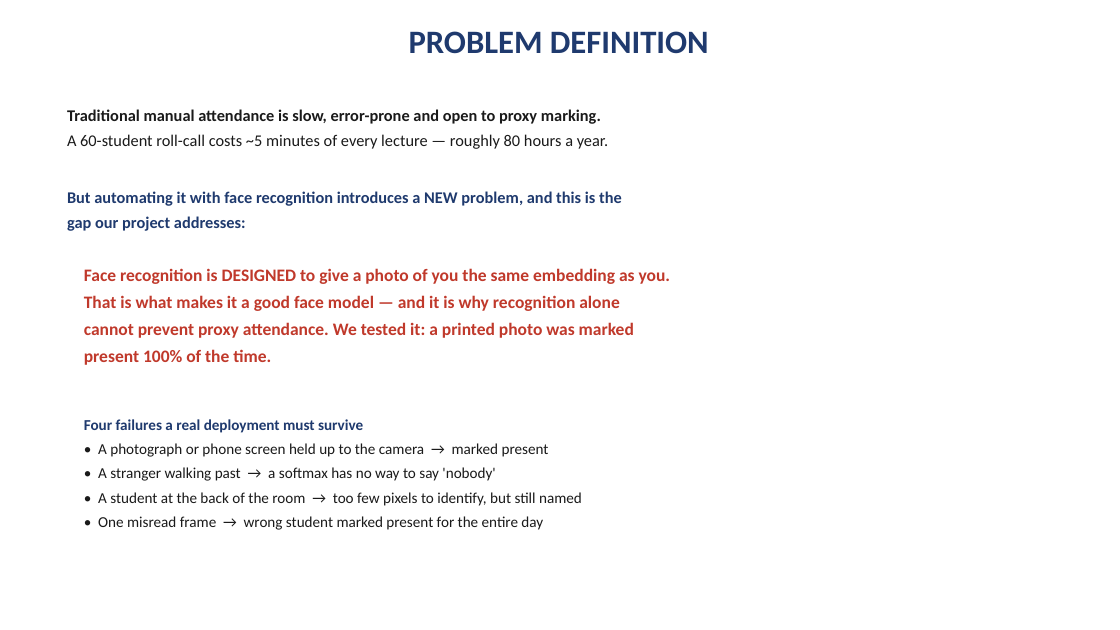
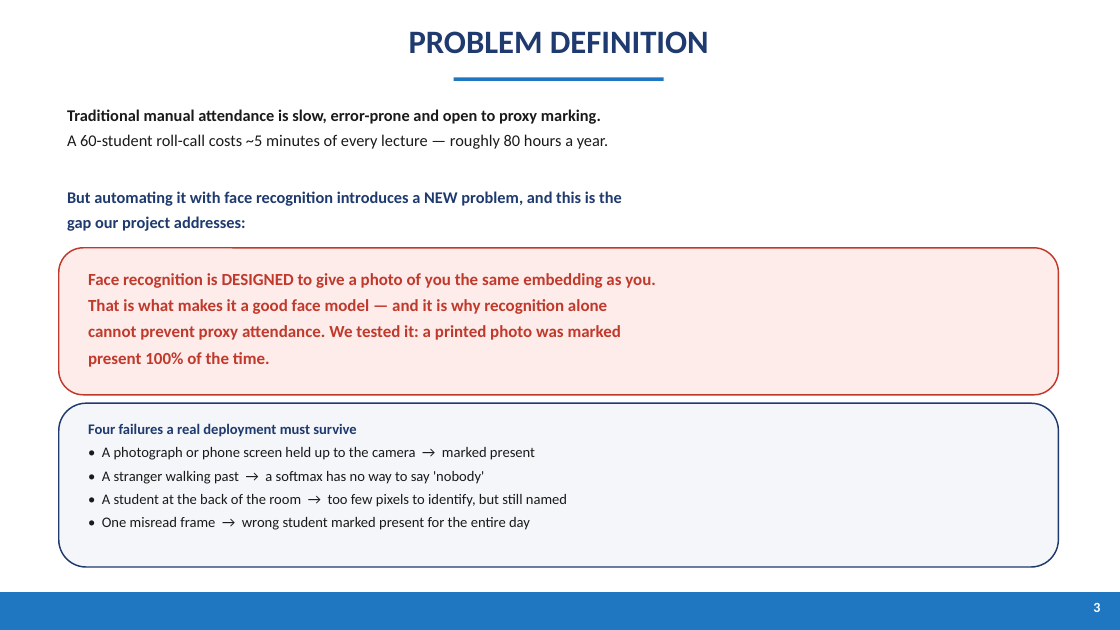
Before and after one commit to SohamBhattacharjee2003/MutiFace-Attendance-System, a slide deck: slide 4 of Server/results/PresenceAI_Presentation.pptx. Drawn at 1120x630 pixels with LibreOffice and Linux fonts; fonts in the diff are those of the drawing. Boxes give left, top, right and bottom in pixels: in the first picture for what was removed or moved away, otherwise in the second. Text is boxed around its words. In the diff, an @@ line names an element or a change of style, - is before the commit and + after.

Commit message:
Style the generated deck to match the department template
Adds the blue footer bar and slide numbers from the team's existing template, a rule
under each heading, and filled callout panels behind the load-bearing content: the
"a photo is marked present 100% of the time" finding on Problem Definition, the
research gap on Literature Review, the honest Innovation box on Methodology, and
Limitations on Conclusion.

```diff
--- a/Server/results/PresenceAI_Presentation.pptx
+++ b/Server/results/PresenceAI_Presentation.pptx
@@ rectangle added at bbox=[454, 77, 664, 81], fill #1F77C2 @@
@@ rounded rectangle added at bbox=[59, 248, 1059, 395], fill #FDECEA, outline #C0392B 1.25 pt @@
@@ text "Face recognition is DESIGNED to ..." at bbox=[88, 273, 656, 367]: size 15 to 14.5 pt @@
@@ rounded rectangle added at bbox=[59, 403, 1059, 567], fill #F4F6F9, outline #1F3A6E 1.25 pt @@
@@ text "Four failures a real deployment ..." at bbox=[88, 423, 567, 530]: size 13 to 12.5 pt @@
@@ rectangle added at bbox=[0, 592, 1120, 630], fill #1F77C2 @@
@@ text added at bbox=[1093, 603, 1100, 612], 12 pt, text #FFFFFF, bold @@
+3
```
Also in this commit, not shown: 9 other slides changed, 1 other file.
